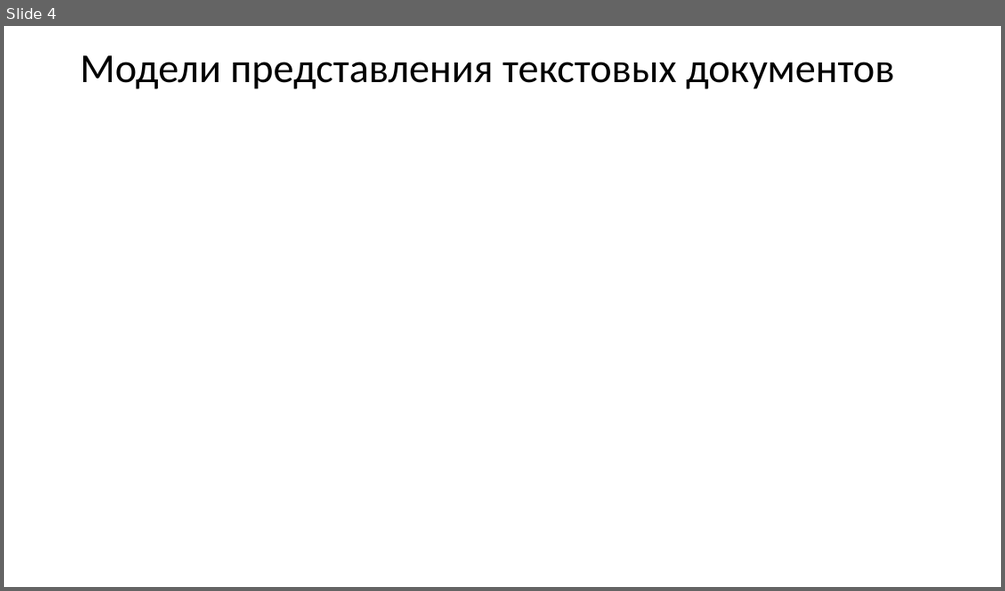
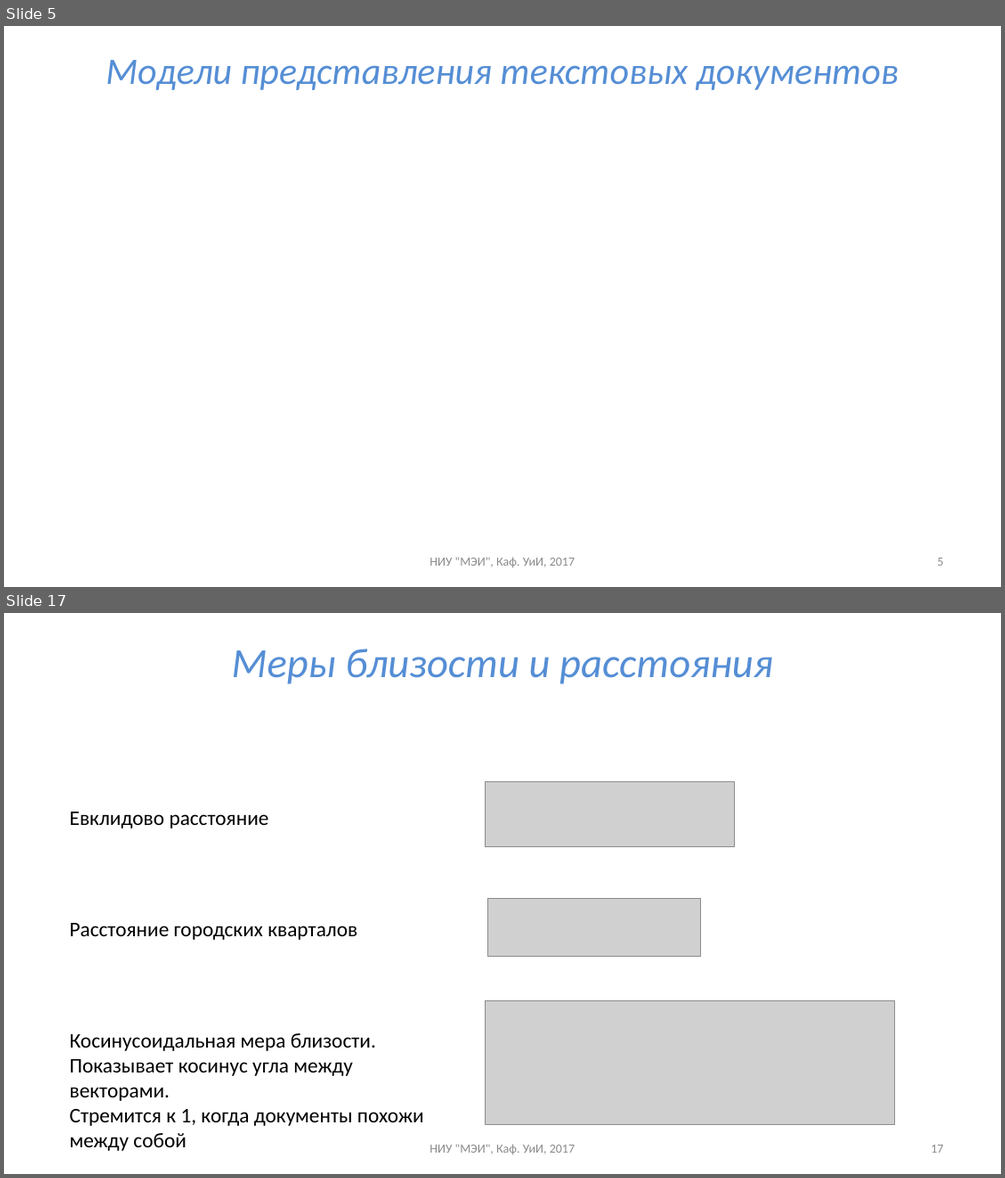
Before and after one commit to uii-mpei/uii-mpei.github.io, a slide deck: study/courses/iis/IIS_lec_2.pptx. Shown one above the other, each under a label of ours: slide 4 before the commit, slides 5 and 17 after it; the slides between them are not shown. The pictures are 1005x591 and 1005x1178 pixels, drawn with LibreOffice and Linux fonts; fonts in the diff are those of the drawing; grey boxes stand for pictures. Boxes give left, top, right and bottom in pixels: in the first picture for what was removed or moved away, otherwise in the second. Text is boxed around its words. In the diff, an @@ line names an element or a change of style, - is before the commit and + after.

```diff
--- a/study/courses/iis/IIS_lec_2.pptx
+++ b/study/courses/iis/IIS_lec_2.pptx
@@ slide 17 added at bbox=[4, 613, 1001, 1174], background #FFFFFF @@
@@ title added at bbox=[232, 649, 773, 684], 40 pt, text #558ED5, italic @@
+Меры близости и расстояния
@@ picture added at bbox=[485, 782, 734, 846] @@
@@ text added at bbox=[70, 811, 269, 828], 20 pt, text #000000 @@
+Евклидово расстояние
@@ picture added at bbox=[488, 899, 701, 957] @@
@@ text added at bbox=[70, 923, 357, 940], 20 pt, text #000000 @@
+Расстояние городских кварталов
@@ picture added at bbox=[485, 1000, 895, 1125] @@
@@ text added at bbox=[70, 1033, 424, 1151], 20 pt, text #000000 @@
+Косинусоидальная мера близости.
+Показывает косинус угла между векторами.
+Стремится к 1, когда документы похожи между собой
@@ text added at bbox=[429, 1143, 574, 1154], 12 pt, text #8C8C8C @@
+НИУ "МЭИ", Каф. УиИ, 2017
@@ page number added at bbox=[930, 1144, 943, 1152], 12 pt, text #8C8C8C @@
+17
@@ what was slide 4 is now slide 5 @@
@@ slide 5 changed as well @@
@@ title "Модели представления текстовых документов" at bbox=[105, 60, 898, 90]: size 39.6 to 36 pt, text colour #000000 to #558ED5, italic on; alignment left to centre; line spacing 0.9 to 1 @@
@@ text added at bbox=[429, 556, 574, 567], 12 pt, text #8C8C8C @@
+НИУ "МЭИ", Каф. УиИ, 2017
@@ page number added at bbox=[937, 557, 943, 565], 12 pt, text #8C8C8C @@
+5
```
Also in this commit, not shown: 3 other slides changed, 18 other slides added, 2 other files.
